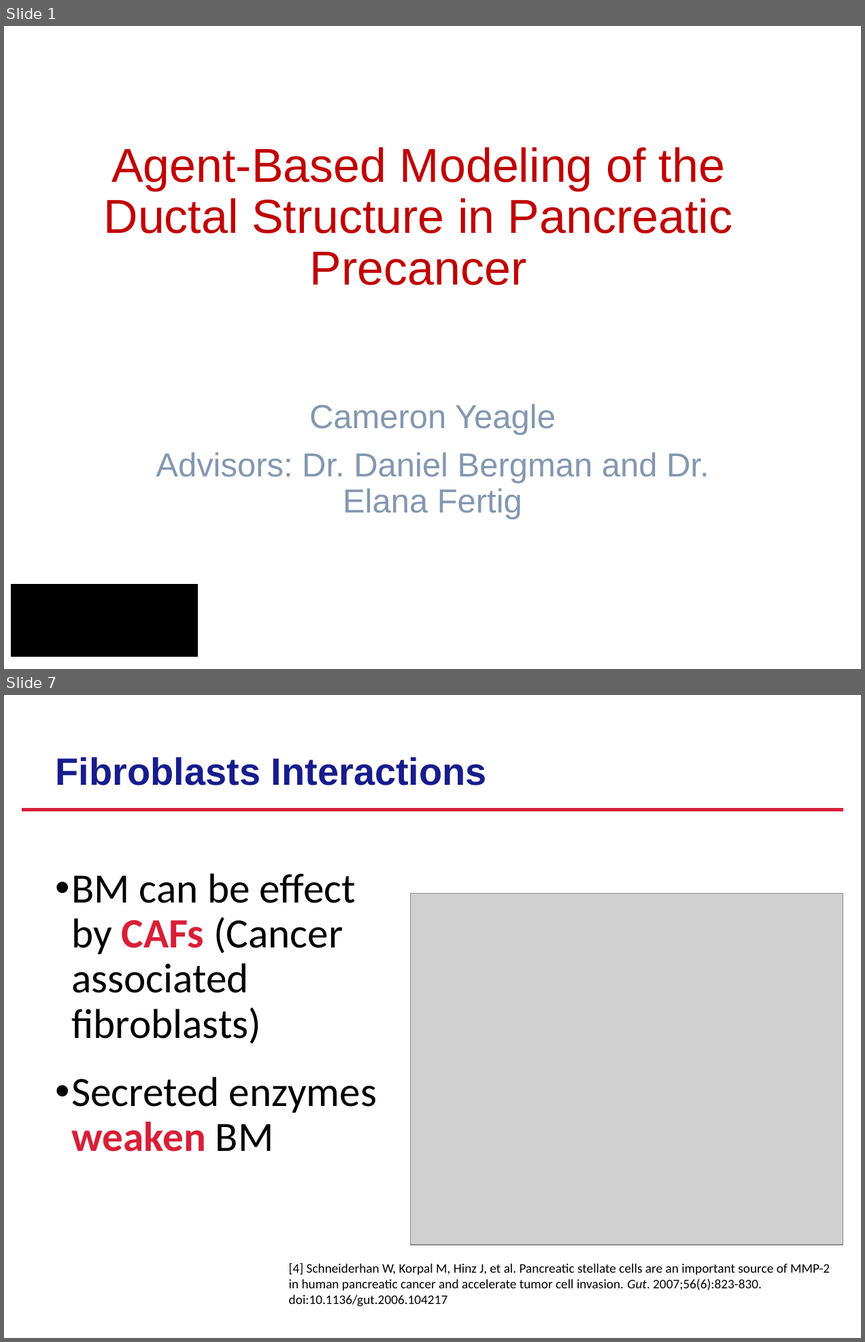
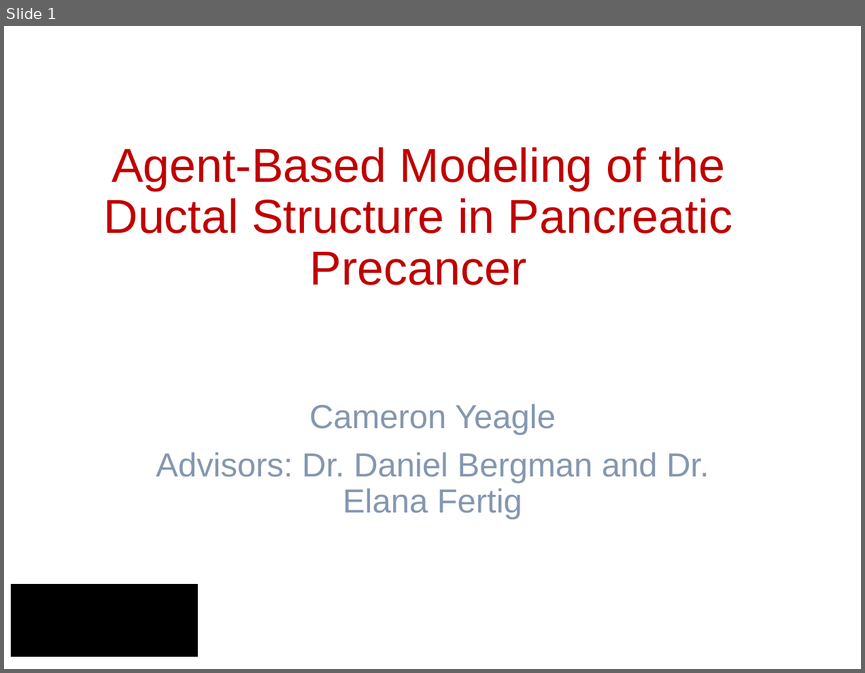
Before and after one commit to yeaglec/Pancreatic-Duct-Project, a slide deck: Presentation/Project_Update_(8-12).pptx. Shown one above the other, each under a label of ours: slides 1 and 7 before the commit, slide 1 after it; the slides between them are not shown. The pictures are 865x1342 and 865x673 pixels, drawn with LibreOffice and Linux fonts; fonts in the diff are those of the drawing; grey boxes stand for pictures; background and template pictures are left out. Boxes give left, top, right and bottom in pixels: in the first picture for what was removed or moved away, otherwise in the second. Text is boxed around its words. In the diff, an @@ line names an element or a change of style, - is before the commit and + after.

```diff
--- a/Presentation/Project_Update_(8-12).pptx
+++ b/Presentation/Project_Update_(8-12).pptx
@@ slide 7 removed at (4, 695, 861, 1338), background picture (left out) @@
@@ title removed at (56, 757, 487, 785) @@
-Fibroblasts Interactions
@@ line removed from (22, 810) to (843, 810) @@
@@ text removed at (71, 873, 377, 1151) @@
-• BM can be effect by CAFs (Cancer associated fibroblasts)
-• Secreted enzymes weaken BM
@@ picture removed at (410, 894, 843, 1245) @@
@@ text removed at (289, 1263, 830, 1306) @@
-[4] Schneiderhan W, Korpal M, Hinz J, et al. Pancreatic stellate cells are an important source of MMP-2 in human pancreatic cancer and accelerate tumor cell invasion. Gut. 2007;56(6):823-830. doi:10.1136/gut.2006.104217
```
Also in this commit, not shown: 3 slides added, 6 other slides removed, 47 other files.
